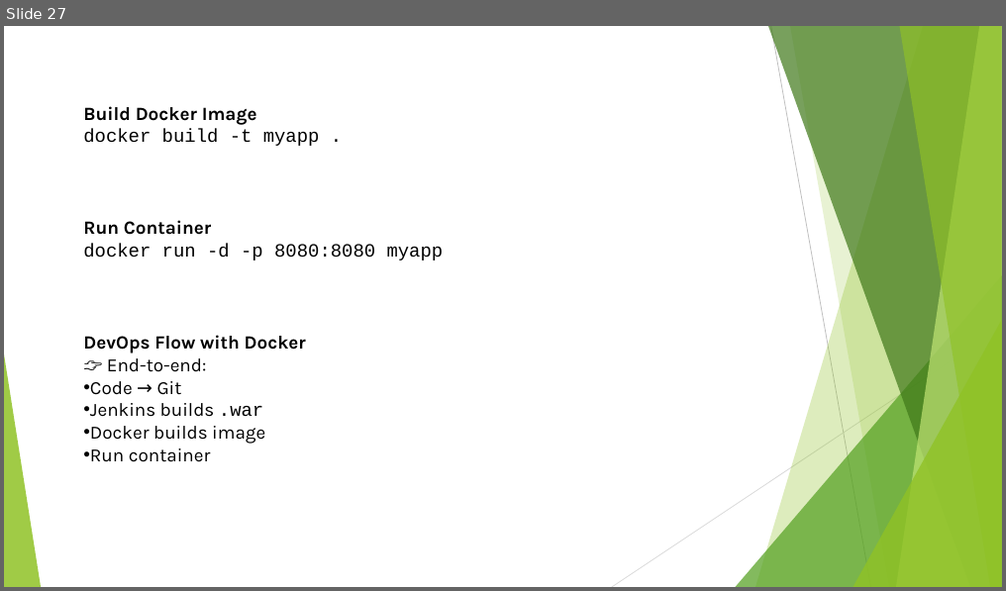
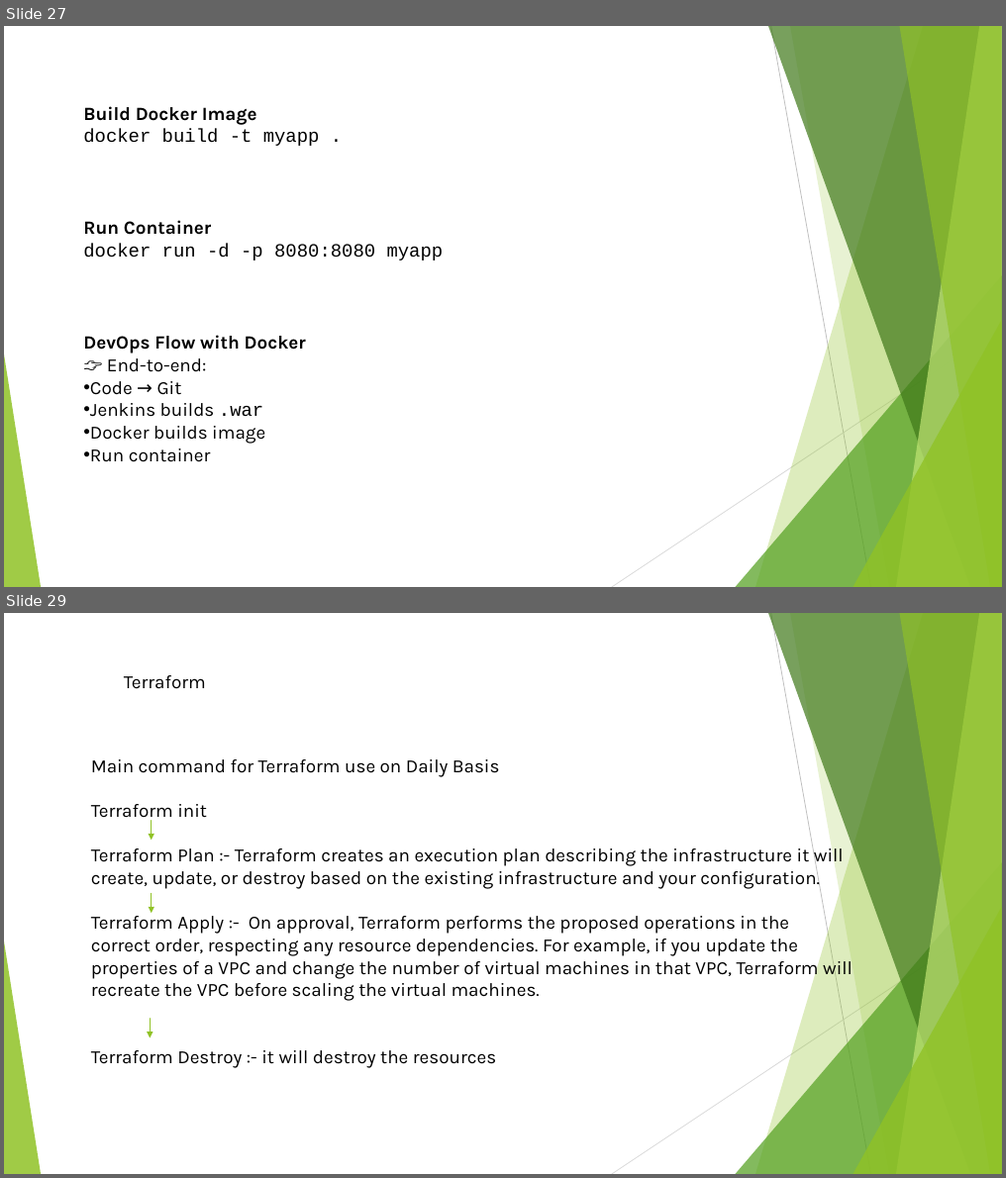
Before and after one commit to Mephist0phele/DevOps-Prep, a slide deck: DevOps PPT.pptx. Shown one above the other, each under a label of ours: slide 27 before the commit, slides 27 and 29 after it; the slides between them are not shown. The pictures are 1006x591 and 1006x1178 pixels, drawn with LibreOffice and Linux fonts; fonts in the diff are those of the drawing. Boxes give left, top, right and bottom in pixels: in the first picture for what was removed or moved away, otherwise in the second. Text is boxed around its words. In the diff, an @@ line names an element or a change of style, - is before the commit and + after.

```diff
--- a/DevOps PPT.pptx
+++ b/DevOps PPT.pptx
@@ slide 29 added at bbox=[4, 613, 1002, 1174], background #FFFFFF; not listed: 10 template elements that a slide beside it also shows @@
@@ text added at bbox=[124, 675, 206, 689], 18 pt, text #000000 @@
+Terraform
@@ text added at bbox=[91, 760, 852, 1068], 18 pt, text #000000 @@
+Main command for Terraform use on Daily Basis
+Terraform init
+Terraform Plan :- Terraform creates an execution plan describing the infrastructure it will create, update, or destroy based on the existing infrastructure and your configuration.
+Terraform Apply :- On approval, Terraform performs the proposed operations in the correct order, respecting any resource dependencies. For example, if you update the properties of a VPC and change the number of virtual machines in that VPC, Terraform will recreate the VPC before scaling the virtual machines.
+Terraform Destroy :- it will destroy the resources
@@ arrow added from (152, 820) to (152, 840), #90C226 1 pt @@
@@ arrow added from (152, 894) to (152, 913), #90C226 1 pt @@
@@ arrow added from (150, 1019) to (150, 1039), #90C226 1 pt @@
```
Also in this commit, not shown: 1 slide changed, 6 other slides added.
